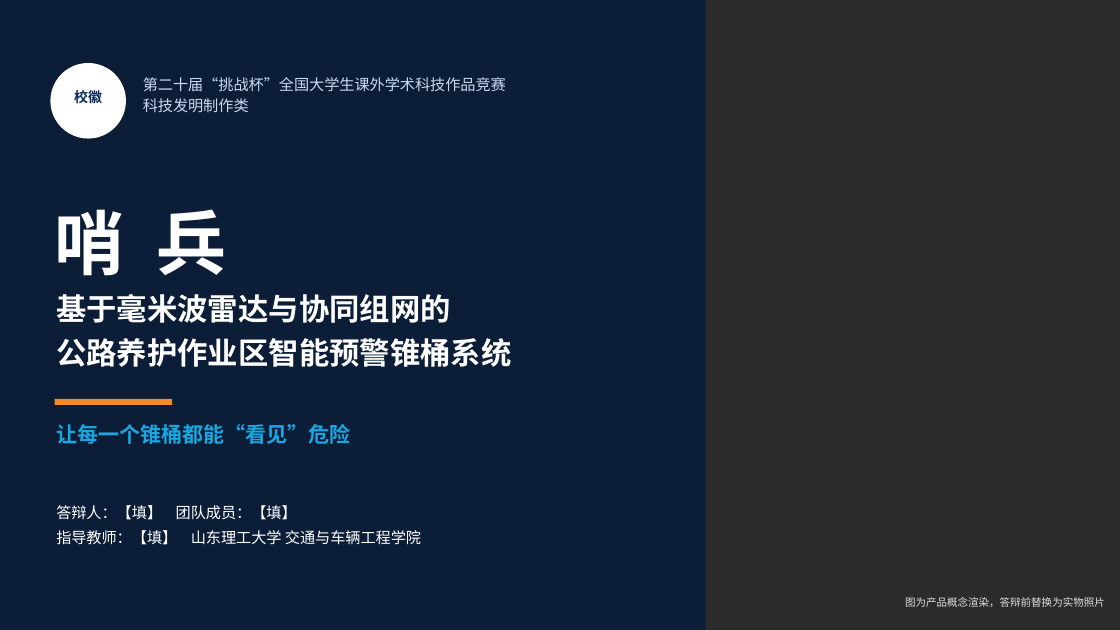
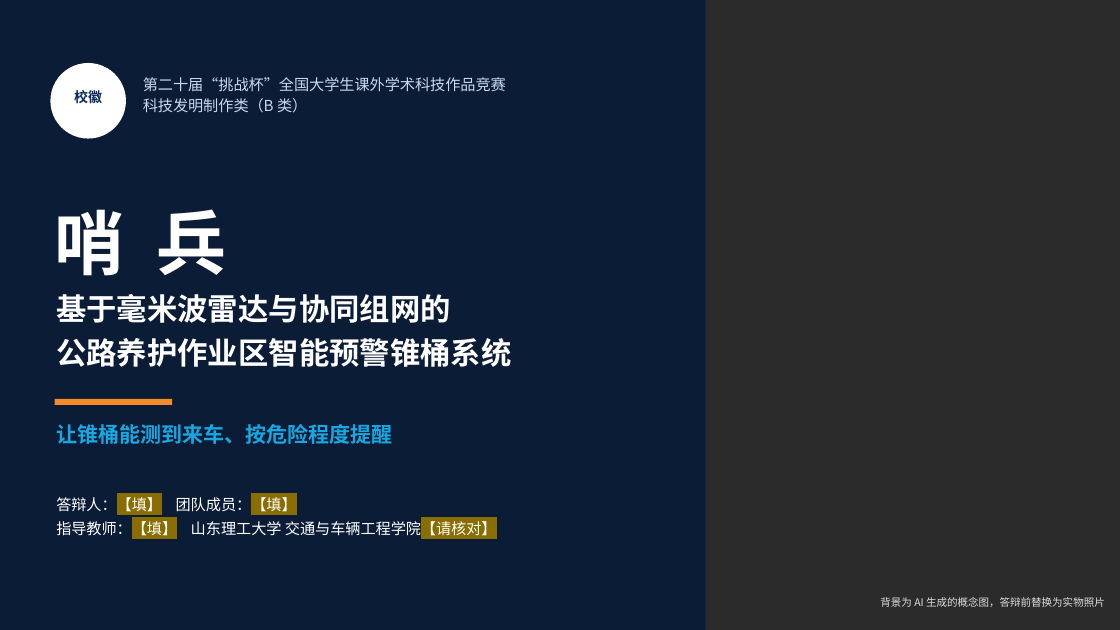
Before and after one commit to wy165611/smart-warning-cone, a slide deck: slide 1 of competition/challenge-cup/哨兵_挑战杯答辩PPT.pptx. Drawn at 1120x630 pixels with LibreOffice and Linux fonts; fonts in the diff are those of the drawing; background and template pictures are left out; a plain dark background stands for a picture behind light text. Boxes give left, top, right and bottom in pixels: in the first picture for what was removed or moved away, otherwise in the second. Text is boxed around its words. In the diff, an @@ line names an element or a change of style, - is before the commit and + after.

Commit message:
挑战杯：申报书与答辩 PPT 重写，共享 facts.py 保证数字一致，参考资料逐条核对，未实测内容标黄待补充

```diff
--- a/competition/challenge-cup/哨兵_挑战杯答辩PPT.pptx
+++ b/competition/challenge-cup/哨兵_挑战杯答辩PPT.pptx
@@ rectangle at [0, 0, 706, 630]: fill #061A3A at 82% opacity to #061A3A at 84% opacity @@
@@ text at [143, 98, 307, 113]: text changed @@
-科技发明制作类
+科技发明制作类（B 类）
@@ text at [56, 424, 392, 444]: text changed @@
-让每一个锥桶都能“看见”危险
+让锥桶能测到来车、按危险程度提醒
@@ text "答辩人：【填】 团队成员：【填】": place and size @@
-text "答辩人：【填】 团队成员：【填】" at [56, 505, 421, 545]
+text "答辩人：【填】 团队成员：【填】" at [56, 495, 497, 539]
@@ text at [56, 495, 297, 515]: highlight none to #8A6D00 in "答辩人：【填】 团队成员：【填】" @@
@@ text at [56, 519, 497, 539]: text changed @@
-指导教师：【填】 山东理工大学 交通与车辆工程学院
+指导教师：【填】 山东理工大学 交通与车辆工程学院【请核对】
@@ text at [880, 597, 1105, 607]: text changed @@
-图为产品概念渲染，答辩前替换为实物照片
+背景为 AI 生成的概念图，答辩前替换为实物照片
```
Also in this commit, not shown: 15 other slides changed, 6 slides added, 8 slides removed, 9 other files.
